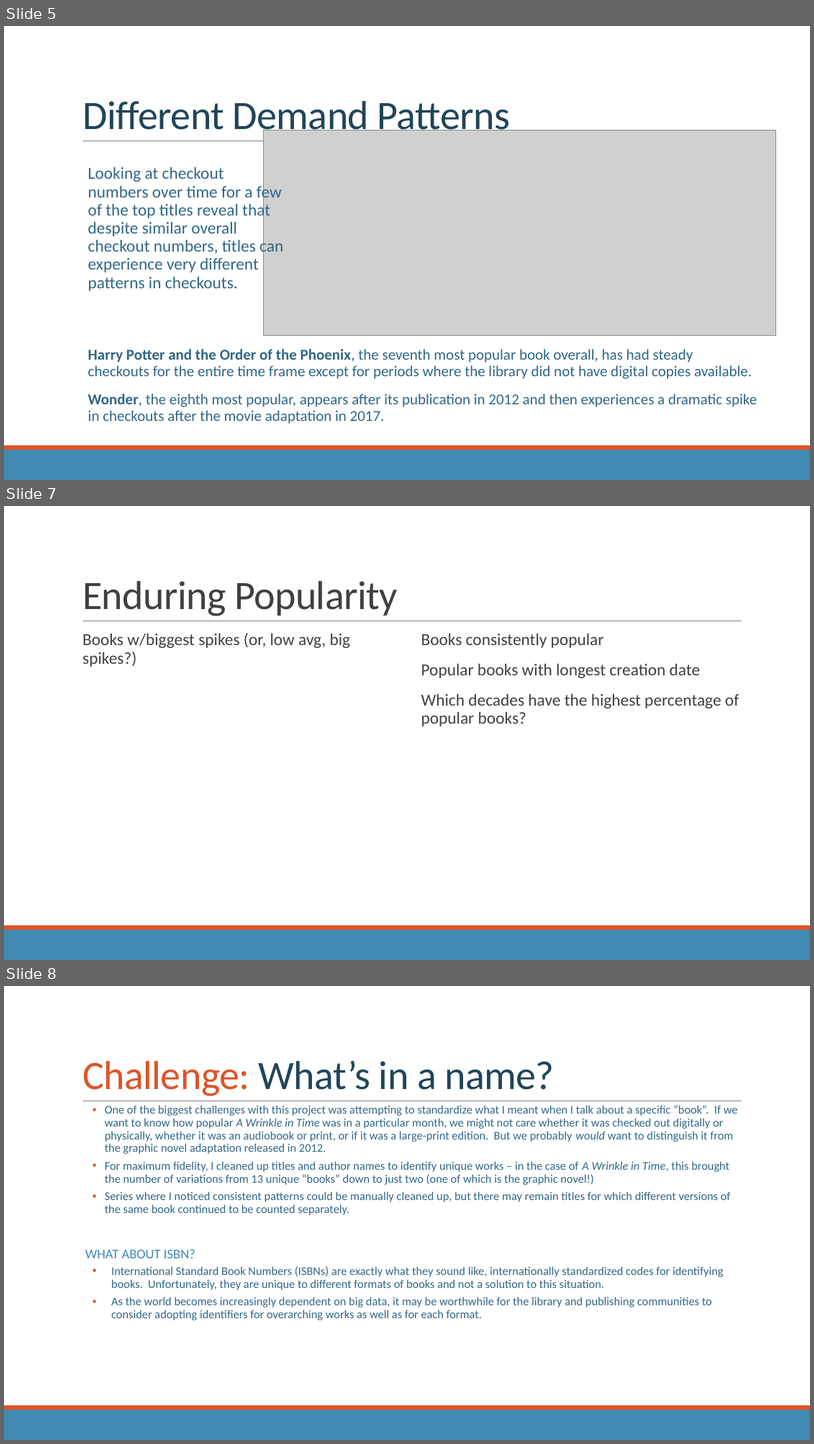
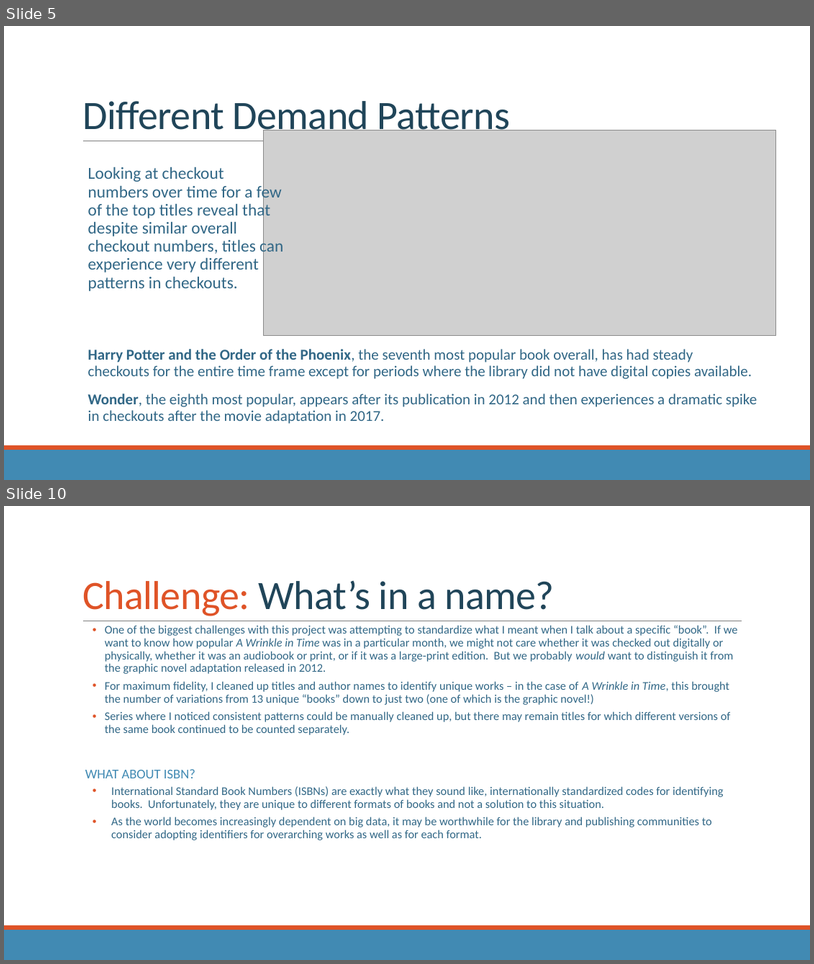
Before and after one commit to rm-pearson/NSS-capstone, a slide deck: presentation draft.pptx. Shown one above the other, each under a label of ours: slides 5, 7 and 8 before the commit, slides 5 and 10 after it; the slides between them are not shown. The pictures are 814x1444 and 814x964 pixels, drawn with LibreOffice and Linux fonts; fonts in the diff are those of the drawing; grey boxes stand for pictures. Boxes give left, top, right and bottom in pixels: in the first picture for what was removed or moved away, otherwise in the second. Text is boxed around its words. In the diff, an @@ line names an element or a change of style, - is before the commit and + after.

```diff
--- a/presentation draft.pptx
+++ b/presentation draft.pptx
@@ slide 7 removed at <box>4,506,810,960</box>, background #FFFFFF; not listed: 3 template elements that a slide beside it also shows @@
@@ title removed at <box>82,581,398,616</box> @@
-Enduring Popularity
@@ text removed at <box>82,633,351,667</box> @@
-  Books w/biggest spikes (or, low avg, big spikes?)
@@ text removed at <box>422,633,739,726</box> @@
-  Books consistently popular
-  Popular books with longest creation date
-  Which decades have the highest percentage of popular books?
@@ what was slide 8 is now slide 10 @@
```
Also in this commit, not shown: 1 slide changed, 3 slides added, 6 other files.
